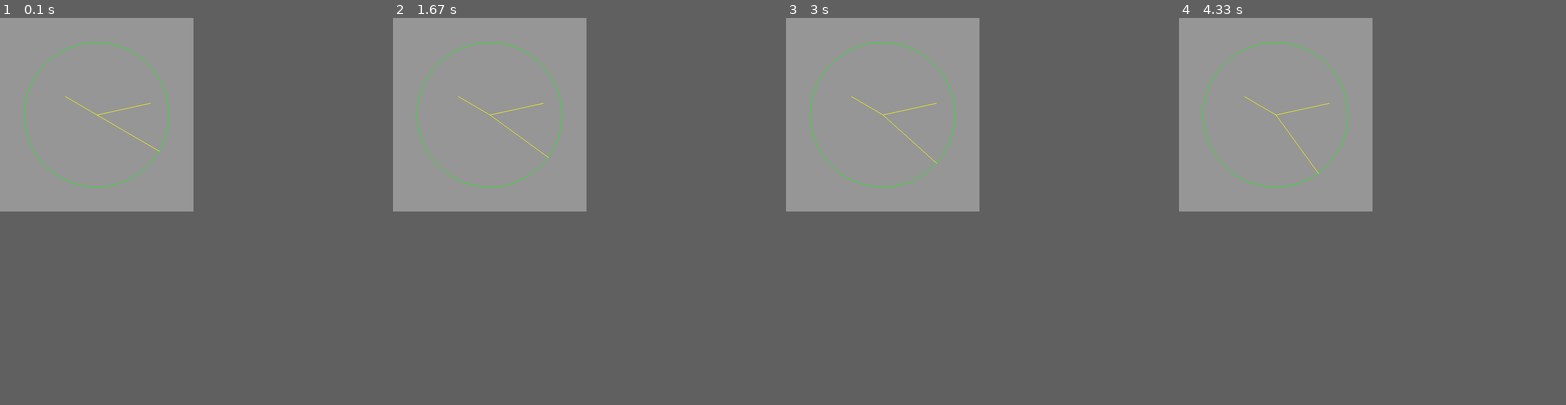
Above: before the commit, frames 1-4 (left to right).
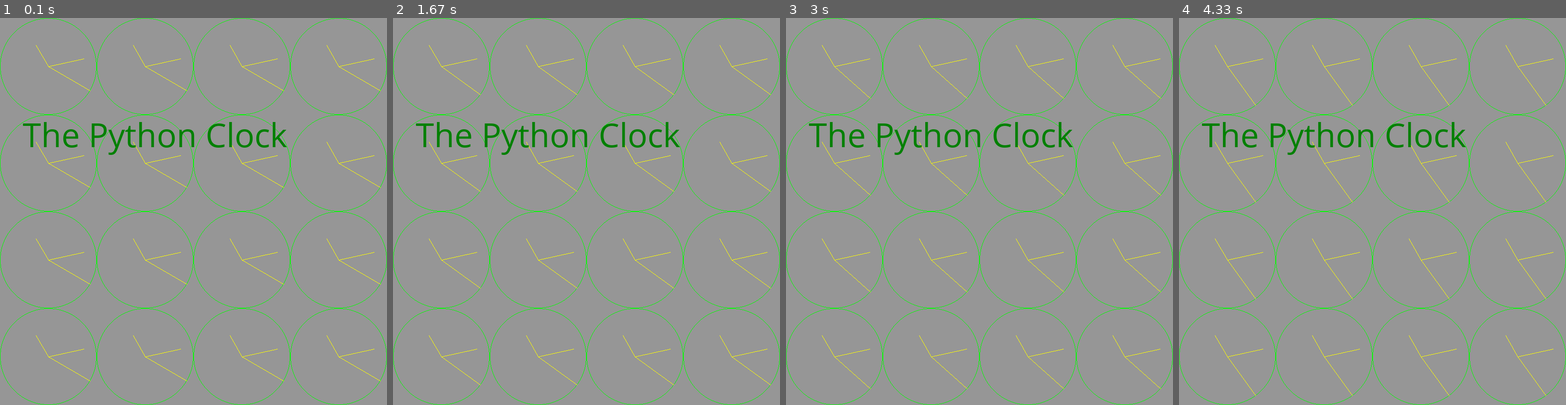
Above: after the commit, the same moments.

Repository: simon-fredrich/python-training
Game: pygame game, started from python-clock/main.py
Same seed, same stepped clock (60 frames per second), same inputs: the game is played once before the commit and once after it.
Inputs:
- Up to frame 1 (0.1 s): no input
- Up to frame 2 (1.67 s): no input
- Up to frame 3 (3 s): no input
- Up to frame 4 (4.33 s): no input
The window is 400x400 before the commit and 800x800 after it. Grey fills any space a smaller window leaves; there, only what the larger window draws over its background counts as a difference.

The runs differ from the first frame. In frame 1, 3.2% of the frame differs, in the area x 0-100%, y 0-100%; in frame 2, 3.2%; in frame 3, 3.2%; in frame 4, 3.2%.

Commit message:
enhancment in clock-object generation

Diff:
--- a/python-clock/main.py
+++ b/python-clock/main.py
@@ -3,26 +3,37 @@
 import math
 from time import localtime, strftime
 
-
-(width, height) = (400, 400)
+pygame.init()
+(width, height) = (800, 800)
 background_color = (150, 150, 150)
 screen = pygame.display.set_mode((width, height))
 screen.fill(background_color)
 pygame.display.set_caption("python-clock")
+font = pygame.font.SysFont("comicsansms", 72)
+text = font.render("The Python Clock", True, (0, 128, 0))
 
-# initializing clock Class
-clock_one = clock.Clock(200, 200, 150, screen)
+
+# creating objects
+clock_arr = []
+i = 0
+j = 0
+for row in range(0, 4):
+    clock_arr.append(clock.Clock(int(width/8)+i, int(width/8), int(width/8), screen))
+    for col in range(0, 4):
+        clock_arr.append(clock.Clock(int(width/8)+i, int(height/8)+j, int(width/8), screen))
+        j += int(width/4)
+    i += int(width/4)
+    j = 0
+
+print(len(clock_arr))
 
 sec360min = []
 hour2degree = []
 for item in range(-90, 270, 6):
     sec360min.append(item)
 
-for item in range(-90, 270, 30):
+for item in range(-60, 300, 30):
     hour2degree.append(item)
-
-
-print(hour2degree)
 
 running = True
 while running:
@@ -32,11 +43,15 @@
     second = sec360min[int(strftime("%S", localtime()))]
     minute = sec360min[int(strftime("%M", localtime()))]
     hour = int(strftime("%H", localtime()))
-    if (int(strftime("%H", localtime())) > 12):
+    if hour > 12:
         hour -= 12
         hour = hour2degree[hour]
+    else:
+        hour = hour2degree[hour-1]
+    screen.fill(background_color)
+    for clock in clock_arr:
+        clock.display(second, minute, hour)
 
-    screen.fill(background_color)
-    clock_one.display(second, minute, hour)
+    screen.blit(text, (320 - text.get_width() // 2, 240 - text.get_height() // 2))
 
     pygame.display.flip()
